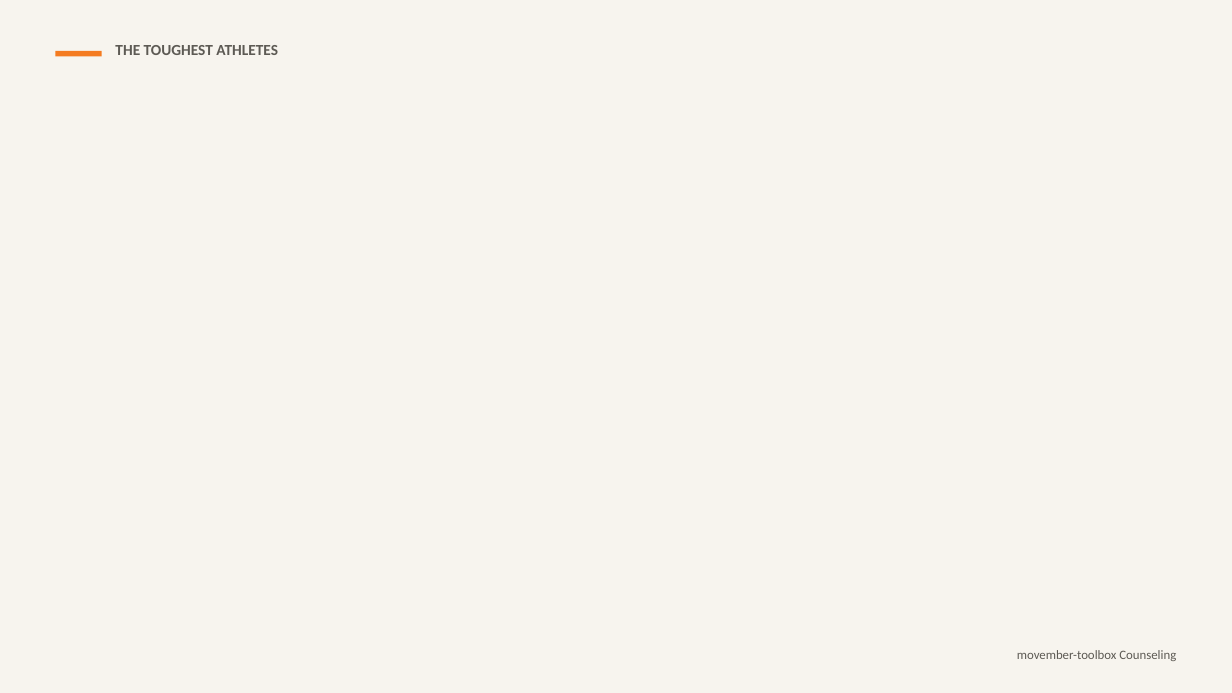
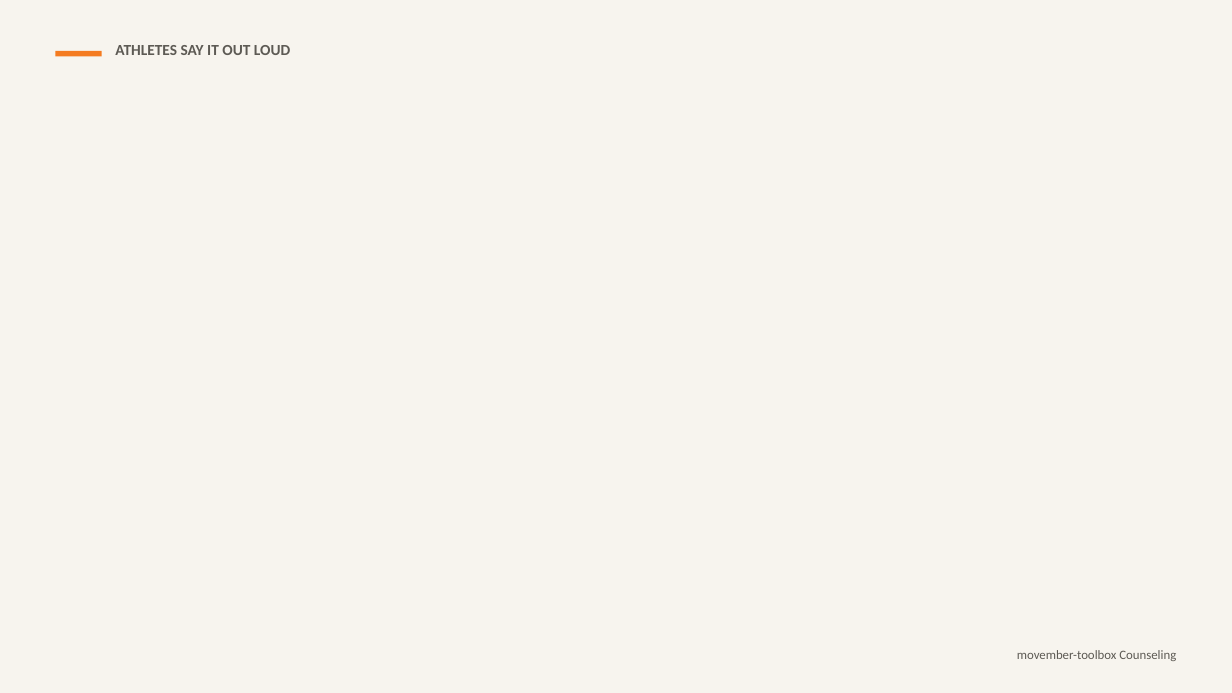
Before and after one commit to rmwtoolkit/bcds-toolkit, a slide deck: slide 9 of decks/movember-toolbox-lesson-v2.pptx. Drawn at 1232x693 pixels with LibreOffice and Linux fonts; fonts in the diff are those of the drawing; background and template pictures are left out. Boxes give left, top, right and bottom in pixels: in the first picture for what was removed or moved away, otherwise in the second. Text is boxed around its words. In the diff, an @@ line names an element or a change of style, - is before the commit and + after.

```diff
--- a/decks/movember-toolbox-lesson-v2.pptx
+++ b/decks/movember-toolbox-lesson-v2.pptx
@@ text at (115,45,290,55): text changed @@
-THE TOUGHEST ATHLETES
+ATHLETES SAY IT OUT LOUD
```
Also in this commit, not shown: 1 other slide changed, 1 other file.
